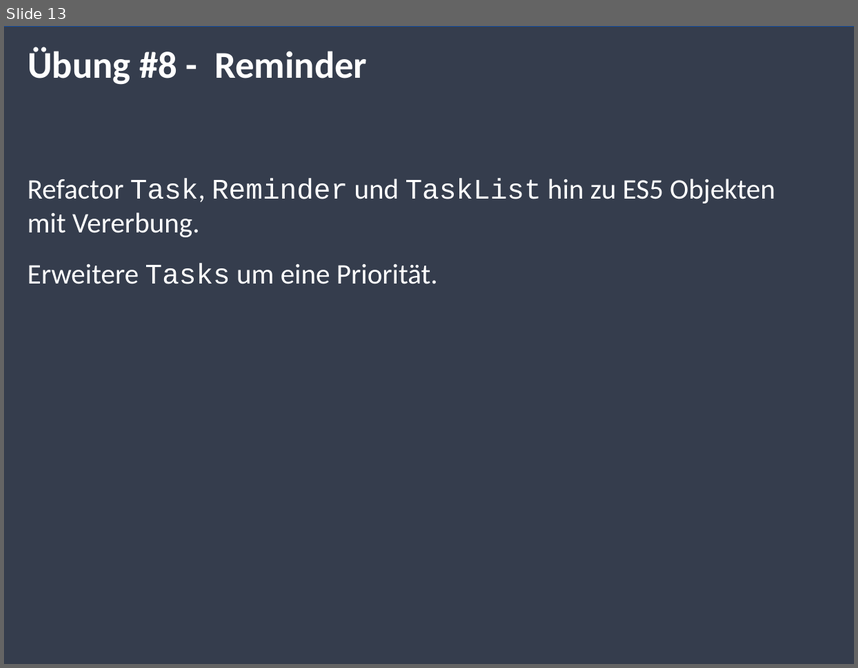
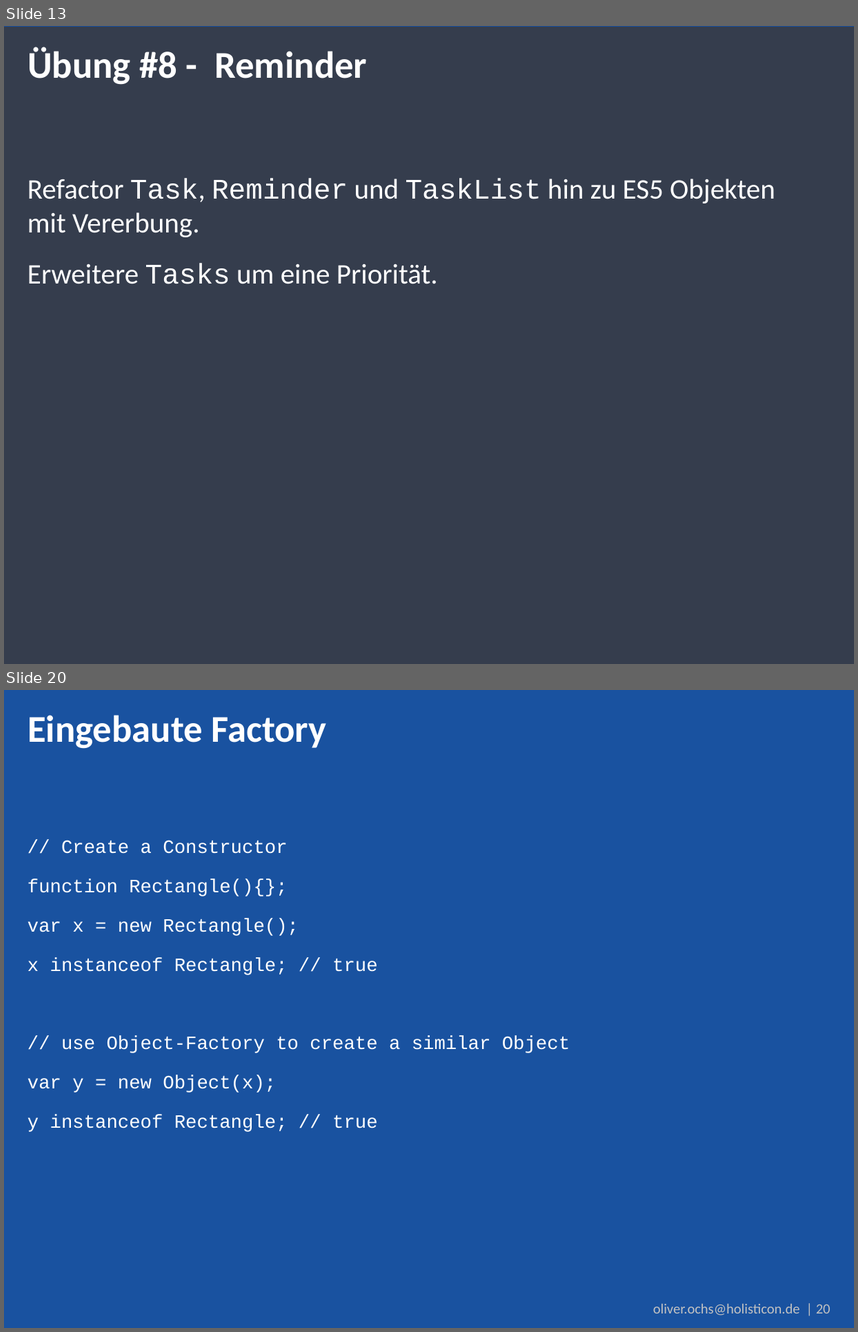
Before and after one commit to simonox/js-workshop, a slide deck: Tag 2.pptx. Shown one above the other, each under a label of ours: slide 13 before the commit, slides 13 and 20 after it; the slides between them are not shown. The pictures are 858x668 and 858x1332 pixels, drawn with LibreOffice and Linux fonts; fonts in the diff are those of the drawing; background and template pictures are left out. Boxes give left, top, right and bottom in pixels: in the first picture for what was removed or moved away, otherwise in the second. Text is boxed around its words. In the diff, an @@ line names an element or a change of style, - is before the commit and + after.

```diff
--- a/Tag 2.pptx
+++ b/Tag 2.pptx
@@ slide 20 added at bbox=[4, 690, 854, 1328], background #1952A0 @@
@@ title added at bbox=[27, 715, 326, 749], 32 pt, text #FFFFFF, bold @@
+Eingebaute Factory
@@ text added at bbox=[27, 840, 570, 1132], 16 pt, text #FFFFFF @@
+// Create a Constructor
+function Rectangle(){};
+var x = new Rectangle();
+x instanceof Rectangle; // true
+// use Object-Factory to create a similar Object
+var y = new Object(x);
+y instanceof Rectangle; // true
@@ text added at bbox=[653, 1303, 831, 1315], 12 pt, text #C2C2C2 @@
+oliver.ochs@holisticon.de | 20
```
Also in this commit, not shown: 32 other slides added.
